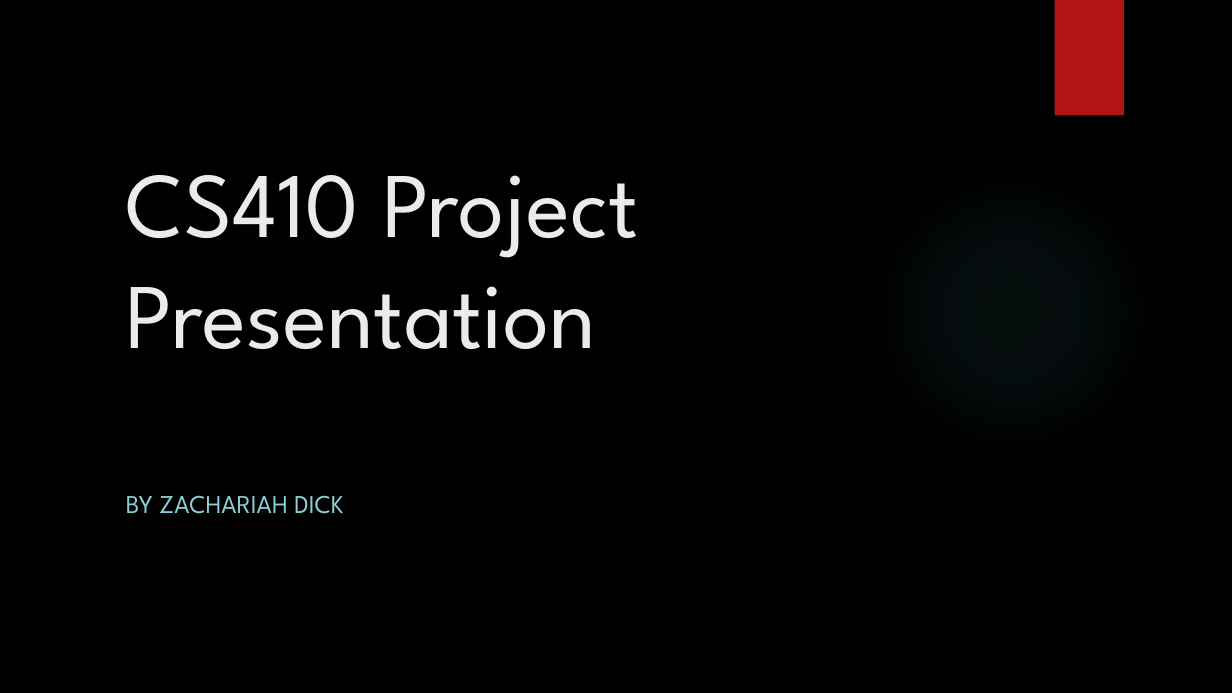
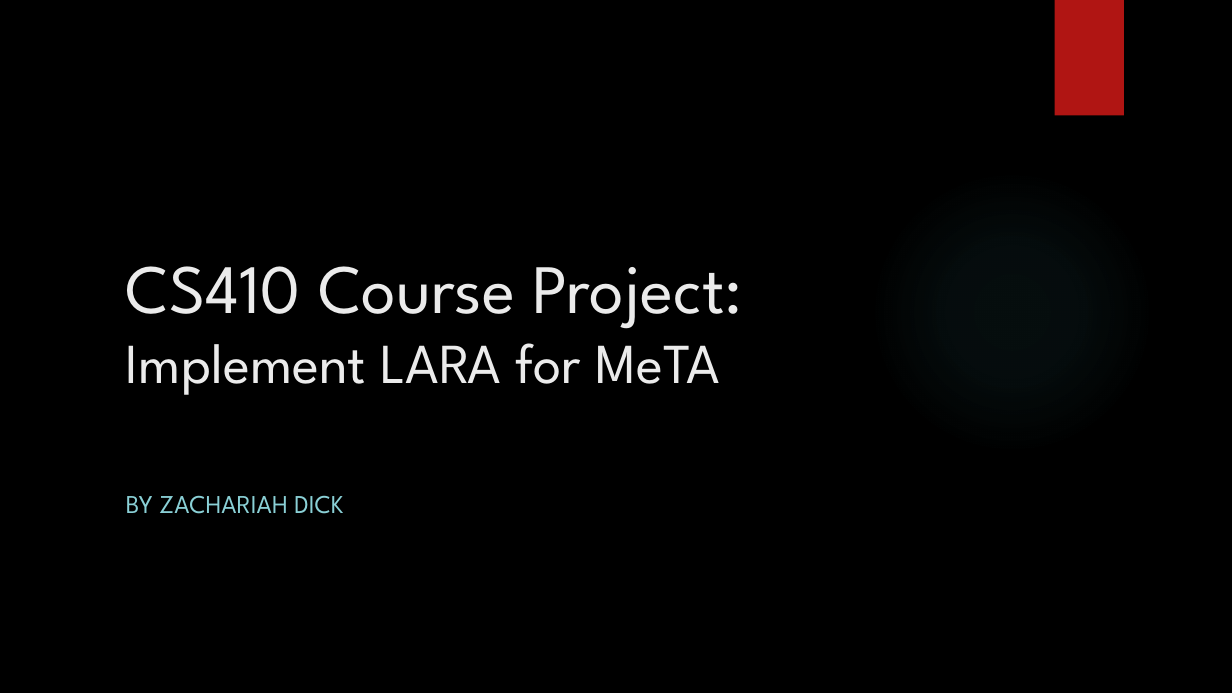
Before and after one commit to zachdick93/CourseProject, a slide deck: slide 1 of CS410 Project Presentation Slides.pptx. Drawn at 1232x693 pixels with LibreOffice and Linux fonts; fonts in the diff are those of the drawing; background and template pictures are left out. Boxes give left, top, right and bottom in pixels: in the first picture for what was removed or moved away, otherwise in the second. Text is boxed around its words. In the diff, an @@ line names an element or a change of style, - is before the commit and + after.

Commit message:
upload project files

```diff
--- a/CS410 Project Presentation Slides.pptx
+++ b/CS410 Project Presentation Slides.pptx
@@ title at <box>126,266,743,395</box>: text changed; size 72 to 44 pt @@
-CS410 Project Presentation
+CS410 Course Project:
+Implement LARA for MeTA
```
Also in this commit, not shown: 4 other slides changed, 3 slides added, 51 other files.
